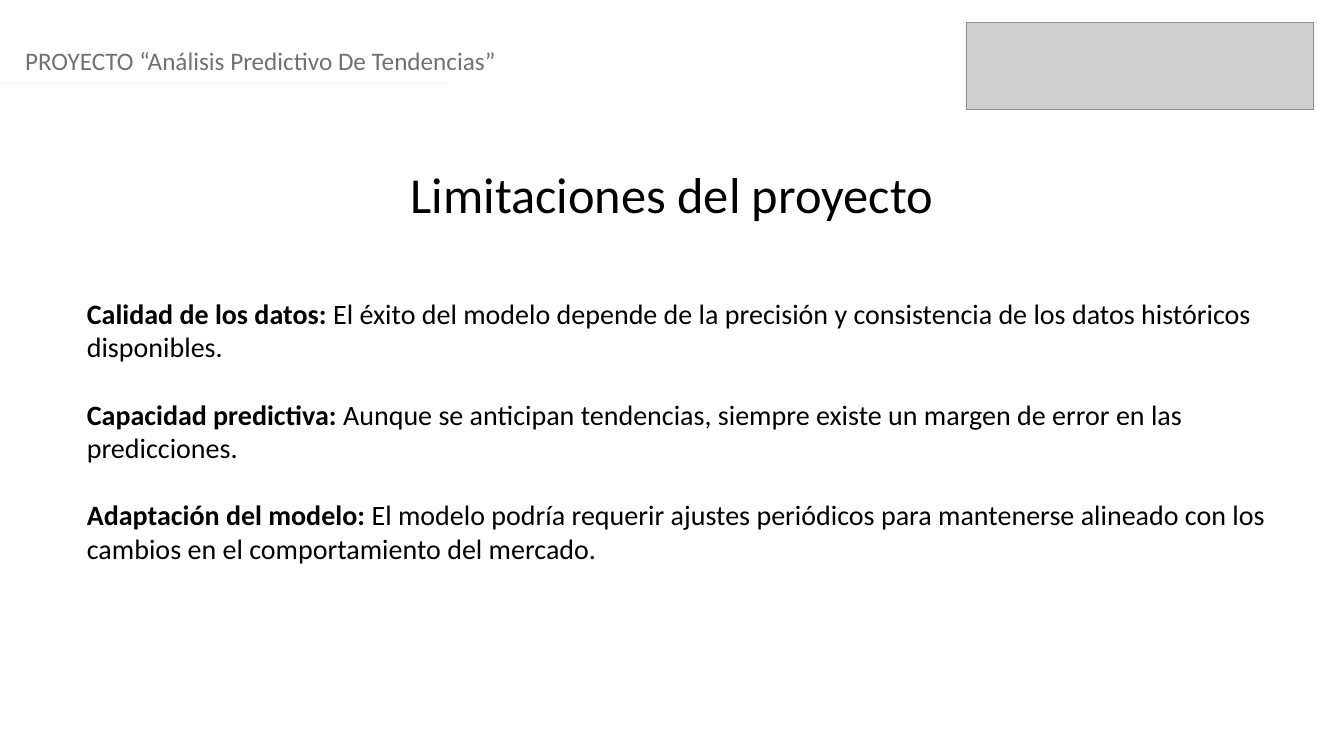
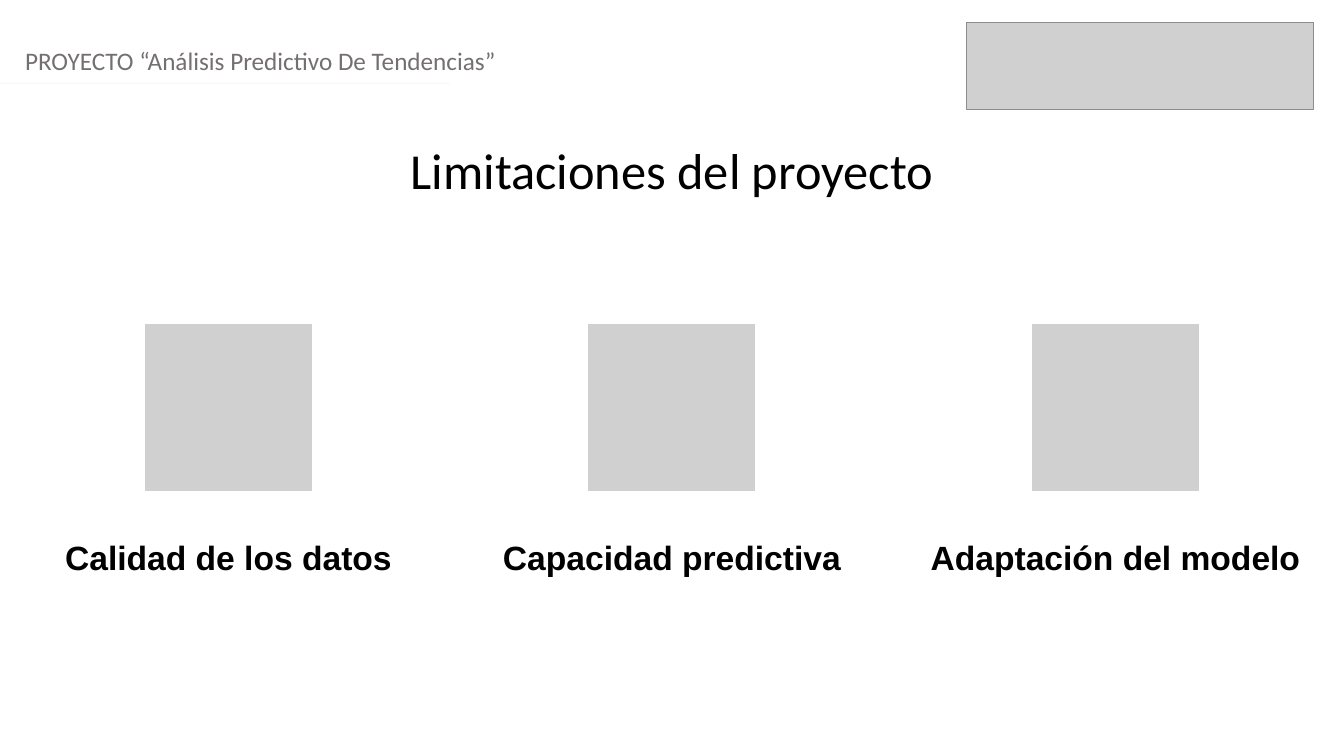
Before and after one commit to LucasCarrasco7/capstone-proyecto, a slide deck: slide 6 of Fase 3 /Evidencia Grupal/Formato Presentación final.pptx. Drawn at 1344x756 pixels with LibreOffice and Linux fonts; fonts in the diff are those of the drawing; grey boxes stand for pictures. Boxes give left, top, right and bottom in pixels: in the first picture for what was removed or moved away, otherwise in the second. Text is boxed around its words. In the diff, an @@ line names an element or a change of style, - is before the commit and + after.

```diff
--- a/Fase 3 /Evidencia Grupal/Formato Presentación final.pptx
+++ b/Fase 3 /Evidencia Grupal/Formato Presentación final.pptx
@@ text "Limitaciones del proyecto": place and size @@
-text "Limitaciones del proyecto" at (411,178,933,221)
+text "Limitaciones del proyecto" at (411,154,933,197)
@@ text removed at (87,304,1264,564) @@
-Calidad de los datos: El éxito del modelo depende de la precisión y consistencia de los datos históricos disponibles.
-Capacidad predictiva: Aunque se anticipan tendencias, siempre existe un margen de error en las predicciones.
-Adaptación del modelo: El modelo podría requerir ajustes periódicos para mantenerse alineado con los cambios en el comportamiento del mercado.
@@ group added at (65,324,1300,577): 3 pictures, 3 texts @@
+Calidad de los datos
+Capacidad predictiva
+Adaptación del modelo
```
Also in this commit, not shown: 8 other slides changed, 1 slide added, 1 slide removed.
